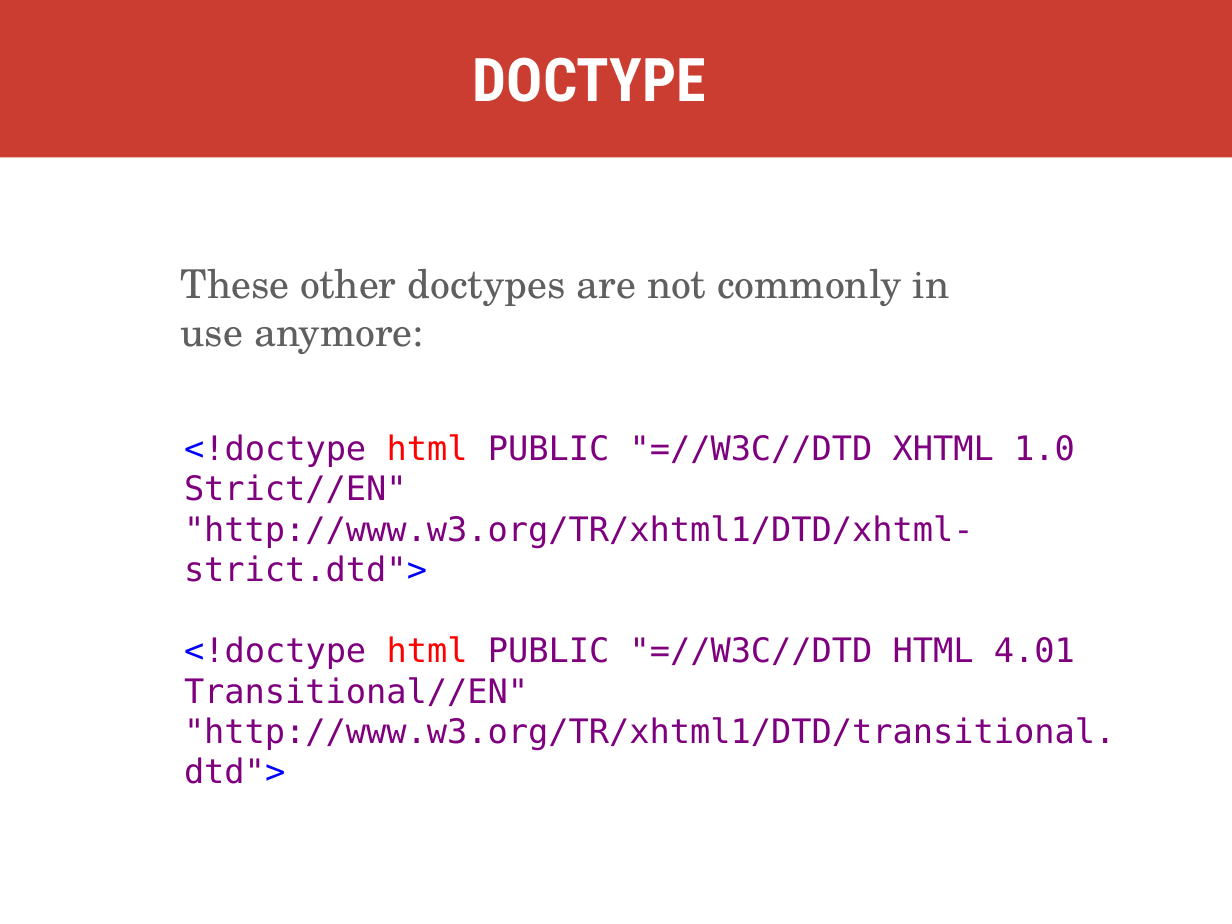
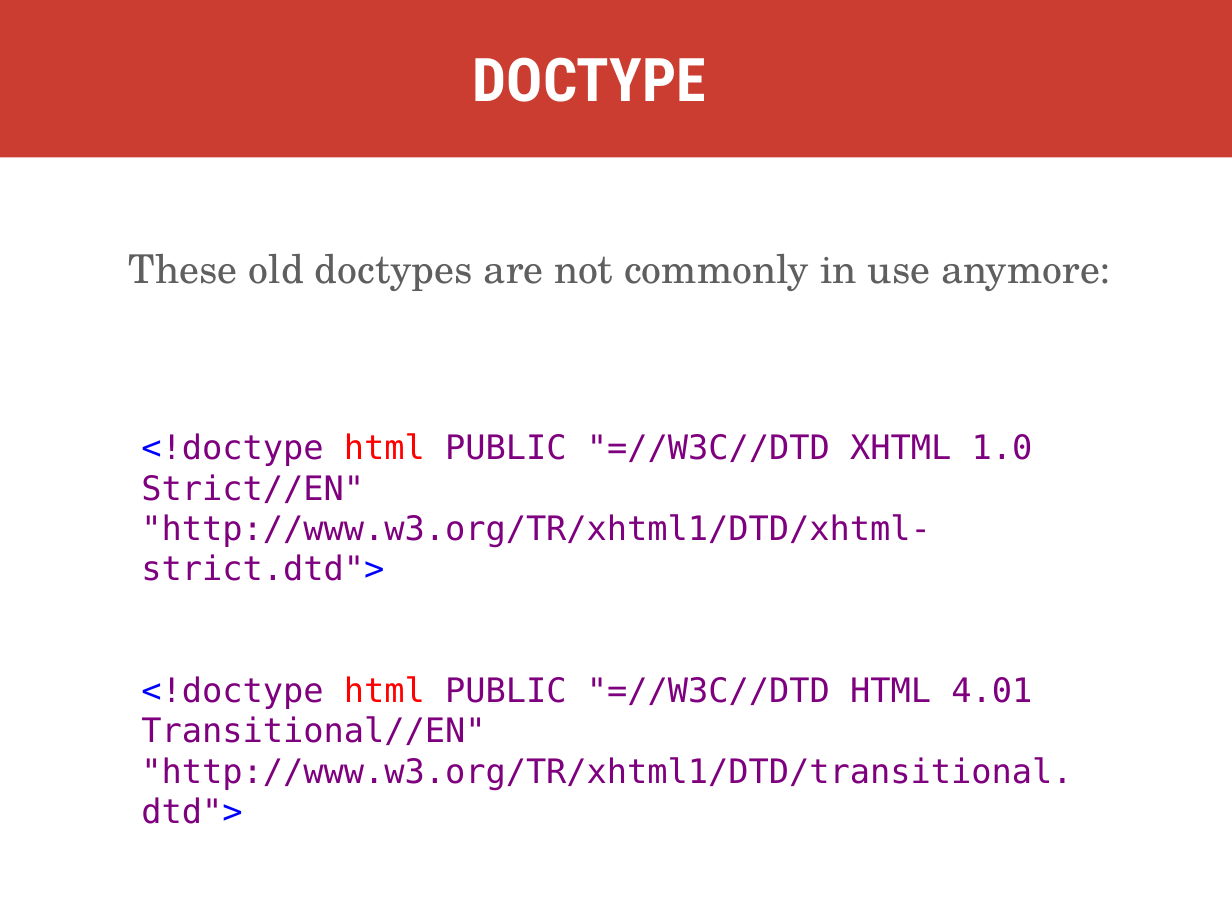
Before and after one commit to kweeket/dev-101, a slide deck: slide 24 of slides/week-1.pptx. Drawn at 1232x924 pixels with LibreOffice and Linux fonts; fonts in the diff are those of the drawing. Boxes give left, top, right and bottom in pixels: in the first picture for what was removed or moved away, otherwise in the second. Text is boxed around its words. In the diff, an @@ line names an element or a change of style, - is before the commit and + after.

```diff
--- a/slides/week-1.pptx
+++ b/slides/week-1.pptx
@@ text at [129,254,1111,291]: text changed @@
-These other doctypes are not commonly in use anymore:
+These old doctypes are not commonly in use anymore:
@@ text "<!doctype html PUBLIC "=//W3C//DTD XHTML ..." rewrapped from [184,434,1115,784] to [141,433,1072,824] @@
```
Also in this commit, not shown: 15 other slides changed, 1 other file.
